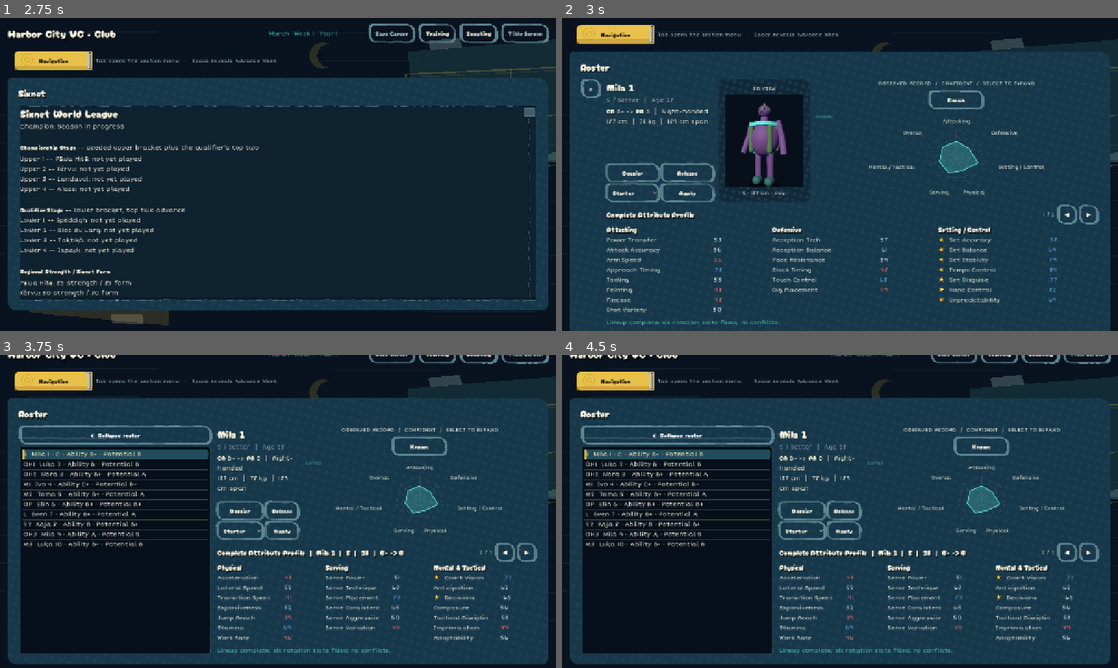
Above: before the commit, frames 1-4 (two rows, left to right).
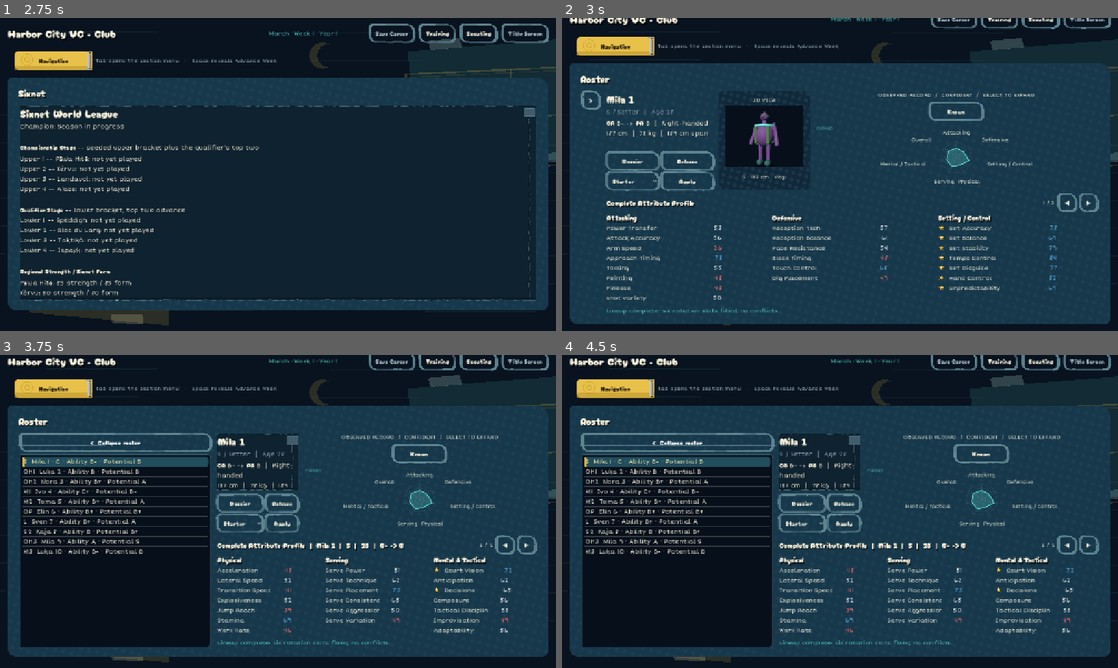
Above: after the commit, the same moments.

Repository: iracarranza/volley-world-manager
Game: Godot game, scene res://tools/preview/dashboard_preview.tscn
Same seed, same stepped clock (60 frames per second), same inputs: the game is played once before the commit and once after it. This scene is started directly instead of the project's main scene.
Inputs:
- Up to frame 1 (2.75 s): click "Training" at 0.5 s; click "Navigation" at 1.25 s; click "Scouting" at 2 s
- Up to frame 2 (3 s): click "Title Screen" at 2.75 s
- Up to frame 3 (3.75 s): click ">" at 3.5 s
- Up to frame 4 (4.5 s): click "< Collapse roster" at 4.25 s

Frame 1 is identical in both runs. In frame 2, 18% of the frame differs, in the area x 1-99%, y 0-100%; in frame 3, 23%; in frame 4, 24%, in the area x 1-99%, y 0-99%.

Commit message:
Hidden screens stop rendering, and the roster page stops growing past the window
Four 3D viewports were set to UPDATE_ALWAYS, and application.tscn builds every
screen at startup -- so from the moment the game opened, the match court, the
journal's inbox portrait and its roster actor were each rendering a separate
world with its own environment, lights and 4x MSAA, continuously, behind the
title screen. The sticker baker made a fourth and kept it running forever after
its last bake, because the rig is deliberately kept between bakes and keeping it
was taken to mean keeping it drawing.

None of them is visible while that is happening. All of them now render only
when visible, and the baker disables its target when its queue empties and
re-enables it when a job arrives. Verified the sheet still bakes: zero missing
stickers across a full receive strip.

This is also the difference between running the project and running one screen,
which is worth writing down: title_screen.tscn on its own instantiates none of
them, so the same build is smooth there and not in the application.

Separately, and measured with the new layout probe: the journal's Roster tab
needed 812 px of minimum height in a 720 px window. A MarginContainer that
cannot fit is not clipped and does not warn -- it is placed at a negative offset,
so the page grew out through the top and bottom edges at once and took the ribbon
off the screen. The visualizer viewport (214 to 140) and the attribute wheel
(186 to 152) were most of it, which brings the page to 758.

That still does not fit, by 38 px, and the rest cannot be tuned away without
hiding attributes -- eight rows is the longest category. A minimum size is a
floor with no ceiling, so no container above can recover it. The structural fix,
and the 243 px of chrome worth measuring first, are in BACKLOG.md.

layout_probe prints every control's minimum height and the chain from the window
down to it. Godot says nothing at all when a page cannot fit, which is why this
needed a tool rather than an eye.

941 checks, the two long-standing failures.

Co-Authored-By: Claude Opus 5 <noreply@anthropic.com>
Claude-Session: https://claude.ai/code/session_0197KZ6RDwTpMdR7xHdkkPxn

Diff:
--- a/scenes/components/voli_sticker.gd
+++ b/scenes/components/voli_sticker.gd
@@ -174,8 +174,21 @@
 func _pump() -> void:
 	if _queue.is_empty():
 		_working = false
+		## **Stop rendering when there is nothing to render.**
+		##
+		## The rig is kept between bakes -- building it is the expensive part and a
+		## sheet re-bakes constantly -- but keeping it did not have to mean keeping
+		## it *drawing*. On `UPDATE_ALWAYS` this viewport renders a posed 3D voli in
+		## its own world every frame forever, long after the last sticker was cut,
+		## and every screen that owns a baker adds another one. They are invisible by
+		## construction: nothing on screen shows this viewport, so nothing about the
+		## sheet looks different whether it is running or not.
+		if _viewport != null:
+			_viewport.render_target_update_mode = SubViewport.UPDATE_DISABLED
 		return
 	_working = true
+	if _viewport != null:
+		_viewport.render_target_update_mode = SubViewport.UPDATE_ALWAYS
 	var job: Dictionary = _queue.pop_front()
 	await _bake(job)
 	_pump()
--- a/scenes/screens/journal_screen.gd
+++ b/scenes/screens/journal_screen.gd
@@ -1056,7 +1056,13 @@
 	frame.add_child(portrait)
 	inbox_portrait_viewport = SubViewport.new()
 	inbox_portrait_viewport.own_world_3d = true
-	inbox_portrait_viewport.render_target_update_mode = SubViewport.UPDATE_ALWAYS
+	## **Only while it is on screen.** `UPDATE_ALWAYS` renders a whole 3D world
+	## every frame for the life of the process, and `application.tscn` builds every
+	## screen at startup -- so this one, the roster's, and the match court's were
+	## all drawing continuously behind the title screen from the moment the game
+	## opened, three worlds nobody was looking at. `WHEN_VISIBLE` is the default for
+	## a viewport in a container and is what this always wanted.
+	inbox_portrait_viewport.render_target_update_mode = SubViewport.UPDATE_WHEN_VISIBLE
 	inbox_portrait_viewport.msaa_3d = Viewport.MSAA_4X
 	portrait.add_child(inbox_portrait_viewport)
 	## Round, without a mask. The viewport's background is painted the same
@@ -1371,7 +1377,13 @@
 	var container := SubViewportContainer.new()
 	container.name = "VisualizerViewport"
 	container.stretch = true
-	container.custom_minimum_size = Vector2(0, 214)
+	## 214 was measured against nothing and did not fit. The roster page needed
+	## **812 px in a 720 px window**, so the whole card sat at y = -46 with the
+	## ribbon off the top edge and the attribute table off the bottom -- and a
+	## minimum size is a floor, so no container above it could recover. This is the
+	## largest single contributor and the one with the least to lose: the visualizer
+	## is one voli standing still, and it reads at 140.
+	container.custom_minimum_size = Vector2(0, 140)
 	container.size_flags_vertical = Control.SIZE_EXPAND_FILL
 	container.mouse_filter = Control.MOUSE_FILTER_STOP
 	container.mouse_default_cursor_shape = Control.CURSOR_DRAG
@@ -1380,7 +1392,8 @@
 
 	roster_viewport = SubViewport.new()
 	roster_viewport.own_world_3d = true
-	roster_viewport.render_target_update_mode = SubViewport.UPDATE_ALWAYS
+	## Only while it is on screen -- see the inbox portrait above.
+	roster_viewport.render_target_update_mode = SubViewport.UPDATE_WHEN_VISIBLE
 	roster_viewport.msaa_3d = Viewport.MSAA_4X
 	container.add_child(roster_viewport)
 
--- a/scenes/screens/journal_screen.tscn
+++ b/scenes/screens/journal_screen.tscn
@@ -371,7 +371,7 @@
 
 [node name="PlayerAttributeWheel" type="Control" parent="Margin/Root/Body/ContentPanel/ContentMargin/Content/Sections/Roster/RosterPlayer/Profile/WheelPanel"]
 unique_name_in_owner = true
-custom_minimum_size = Vector2(360, 186)
+custom_minimum_size = Vector2(360, 152)
 layout_mode = 2
 size_flags_horizontal = 3
 size_flags_vertical = 3
--- a/scenes/screens/match_screen.tscn
+++ b/scenes/screens/match_screen.tscn
@@ -48,7 +48,7 @@
 [node name="SubViewport" type="SubViewport" parent="SubViewportContainer"]
 handle_input_locally = false
 size = Vector2i(1280, 720)
-render_target_update_mode = 4
+render_target_update_mode = 2
 
 [node name="MatchCourt3D" parent="SubViewportContainer/SubViewport" instance=ExtResource("2_court")]
 unique_name_in_owner = true
--- /dev/null
+++ b/tools/preview/layout_probe.gd
@@ -0,0 +1,80 @@
+extends Control
+
+## Why a page does not fit the window, as numbers.
+##
+## Godot gives no warning when a layout cannot fit: a `MarginContainer` whose
+## minimum exceeds its parent is simply placed at a negative offset, so the page
+## grows out through the top *and* bottom edges at once and the ribbon vanishes.
+## Nothing is logged and nothing looks broken from inside the tree.
+##
+## This walks a screen and prints every control whose minimum height is non-zero,
+## then the chain from the window down to it, so the one node forcing the
+## overflow is visible rather than guessed at. It found the roster page needing
+## **812 px in a 720 px window** -- 46 px off each edge -- and named the two
+## controls responsible.
+##
+## Run it:
+##
+##     xvfb-run -a godot --path . res://tools/preview/layout_probe.tscn
+
+var _app: Control
+var _frame: int = 0
+
+
+func _ready() -> void:
+	var manager := get_node("/root/CareerManager")
+	manager.create_career("Probe", "Harbor City VC", "Landavol", "Club", "Balanced")
+	_app = (load("res://scenes/application.tscn") as PackedScene).instantiate()
+	_app.set_anchors_and_offsets_preset(Control.PRESET_FULL_RECT)
+	add_child(_app)
+
+
+func _process(_delta: float) -> void:
+	_frame += 1
+	if _frame != 40:
+		return
+	var journal := _app.get_node("%Journal") as Control
+	journal.visible = true
+	var sections := journal.find_child("Sections", true, false) as TabContainer
+	if sections != null:
+		for index in range(sections.get_tab_count()):
+			if sections.get_tab_title(index) == "Roster":
+				sections.current_tab = index
+	await get_tree().process_frame
+	await get_tree().process_frame
+	print("window height = %.0f" % size.y)
+	var roster := journal.find_child("Roster", true, false) as Control
+	if roster == null:
+		print("no Roster node")
+		get_tree().quit()
+		return
+	_walk(roster, 0)
+	print("--- the chain from the window down to the roster ---")
+	var chain: Array[Control] = []
+	var node: Node = roster
+	while node != null and node != get_parent():
+		if node is Control:
+			chain.append(node as Control)
+		node = node.get_parent()
+	chain.reverse()
+	for link in chain:
+		print("%-24s min=%4.0f  actual=%4.0f  pos.y=%5.0f  %s" % [
+			link.name, link.get_combined_minimum_size().y, link.size.y,
+			link.global_position.y, link.get_class(),
+		])
+	get_tree().quit()
+
+
+## Every node whose own minimum height is what its parent has to honour.
+func _walk(node: Node, depth: int) -> void:
+	var control := node as Control
+	if control != null:
+		var mins := control.get_combined_minimum_size()
+		if mins.y > 0.0:
+			print("%s%-26s min=%4.0f  actual=%4.0f  %s" % [
+				"  ".repeat(depth), control.name, mins.y, control.size.y,
+				"custom=%.0f" % control.custom_minimum_size.y \
+					if control.custom_minimum_size.y > 0.0 else "",
+			])
+	for child in node.get_children():
+		_walk(child, depth + 1)
--- /dev/null
+++ b/tools/preview/layout_probe.tscn
@@ -0,0 +1,9 @@
+[gd_scene load_steps=2 format=3]
+
+[ext_resource type="Script" path="res://tools/preview/layout_probe.gd" id="1"]
+
+[node name="LayoutProbe" type="Control"]
+anchors_preset = 15
+anchor_right = 1.0
+anchor_bottom = 1.0
+script = ExtResource("1")
Not shown, added: tools/preview/layout_probe.gd.uid
Not shown, changed: docs/BACKLOG.md
